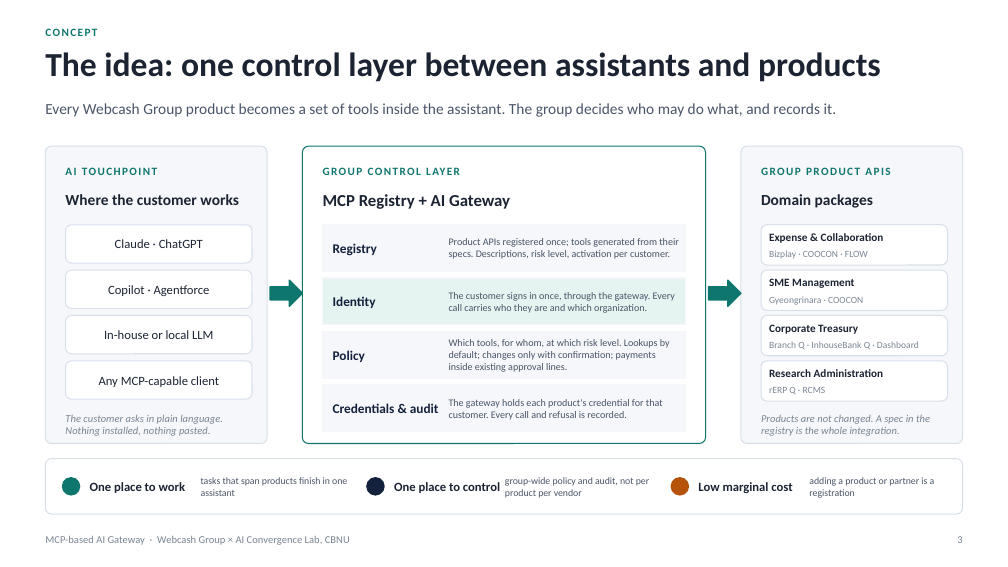
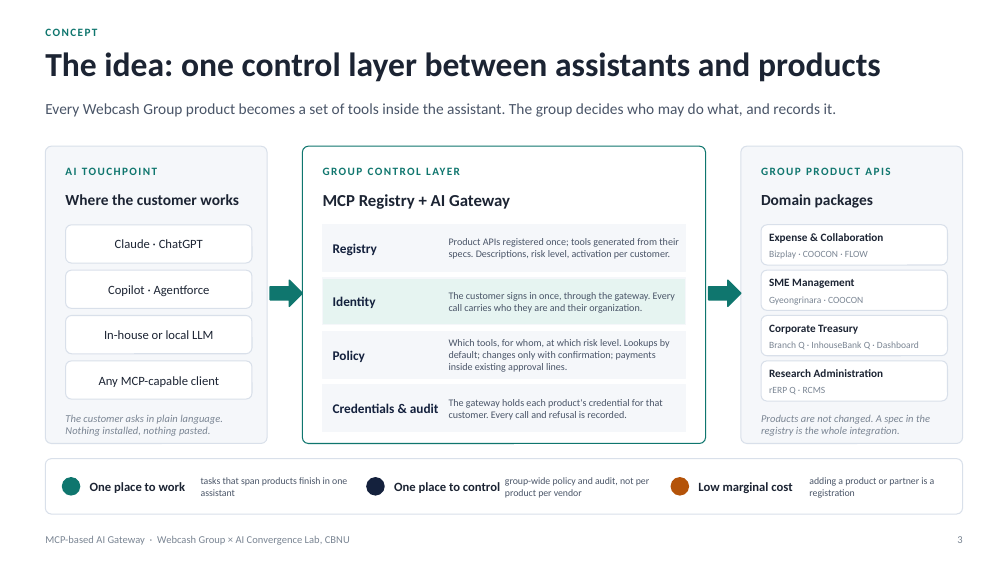
Before and after one commit to Chansokheang/MCP_Server_Portal, a slide deck: slide 3 of docs/webcash-ai-gateway-concept.pptx. Drawn at 1008x567 pixels with LibreOffice and Linux fonts; fonts in the diff are those of the drawing. Boxes give left, top, right and bottom in pixels: in the first picture for what was removed or moved away, otherwise in the second. Text is boxed around its words. In the diff, an @@ line names an element or a change of style, - is before the commit and + after.

```diff
--- a/docs/webcash-ai-gateway-concept.pptx
+++ b/docs/webcash-ai-gateway-concept.pptx
@@ text at (449, 292, 675, 313): text changed @@
-The customer signs in once, through the gateway. Every call carries who they are and which organization.
+The customer signs in once, through the gateway. Every call carries who they are and their organization.
```
Also in this commit, not shown: 8 other slides changed, 1 other file.
